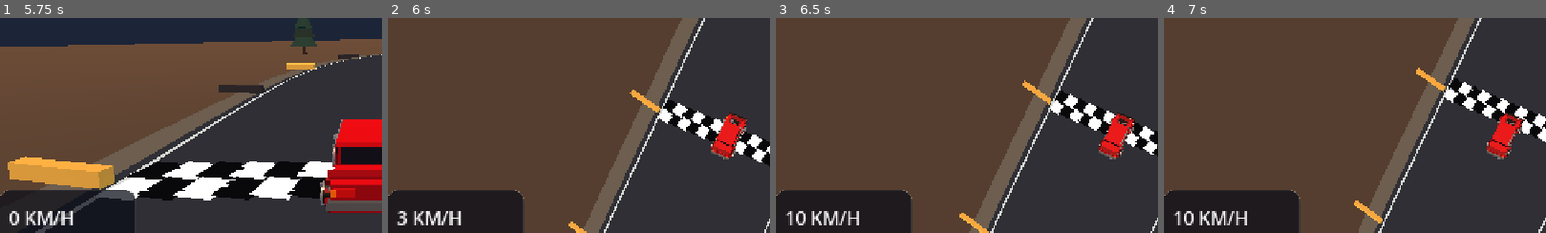
Above: before the commit, frames 1-4 (left to right).
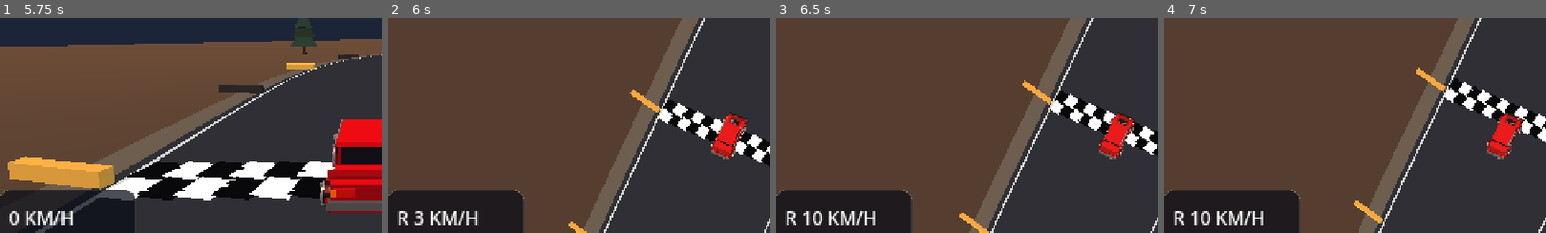
Above: after the commit, the same moments.

Repository: karllondor/Nitro-Wheelz-
Game: Godot game, scene res://scenes/boot.tscn
The game is run twice, just before and just after one commit, with the same random seed, the same clock (stepped at 60 frames per second) and the same inputs.
Inputs (mouse positions are % of the whole screen's width and height, from its top left):
- Up to frame 1 (5.75 s): click "START DRIFT SESSION" at 0.5 s; tap Enter at 1.25 s; move the mouse to (72, 45) at 1.27 s; hold D (move_right) 1.28-2 s; hold Space (action_primary) 1.28-2 s; click (72, 45) at 1.42 s; drag from (30, 55) to (45, 70) at 2.02 s; move the mouse to (60, 28) at 2.77 s; hold D (move_right) 2.78-3.5 s; hold C (camera_toggle) 2.78-3.5 s; drag from (45, 70) to (20, 35) at 3.52 s; move the mouse to (80, 65) at 4.27 s; hold A (move_left) 4.28-5 s; hold Space (action_primary) 4.28-5 s; drag from (20, 35) to (35, 25) at 5.02 s
- Up to frame 2 (6 s): move the mouse to (55, 50) at 5.77 s; hold S (brake) from 5.78 s (still down); hold C (camera_toggle) from 5.78 s (still down); click (55, 50) at 5.92 s
- Up to frame 3 (6.5 s): keep holding S (brake); keep holding C (camera_toggle)
- Up to frame 4 (7 s): release S (brake) at 6.5 s; release C (camera_toggle) at 6.5 s; drag from (35, 25) to (30, 55) at 6.52 s
The pictures show only the part of the screen within x 2-52%, y 36-86%; the shares and areas given below are measured in that part.

Frame 1 is identical in both runs. In frame 2, 1.0% of the frame differs, in the area x 2-24%, y 89-97%; in frame 3, 1.2%, in the area x 2-26%, y 89-97%; in frame 4, 1.2%.

Commit message:
feat(ui): show BRAKE / REVERSE control and R indicator in the speedometer

Diff:
--- a/game/scripts/race/race.gd
+++ b/game/scripts/race/race.gd
@@ -221,6 +221,7 @@
         hud.race_time = time_elapsed
         hud.lap = lap
         hud.speed = model.speed_kmh()
+        hud.reversing = model.is_reversing()
         hud.drift_degrees = model.drift_angle
         hud.score = lap_score
         hud.combo = combo
